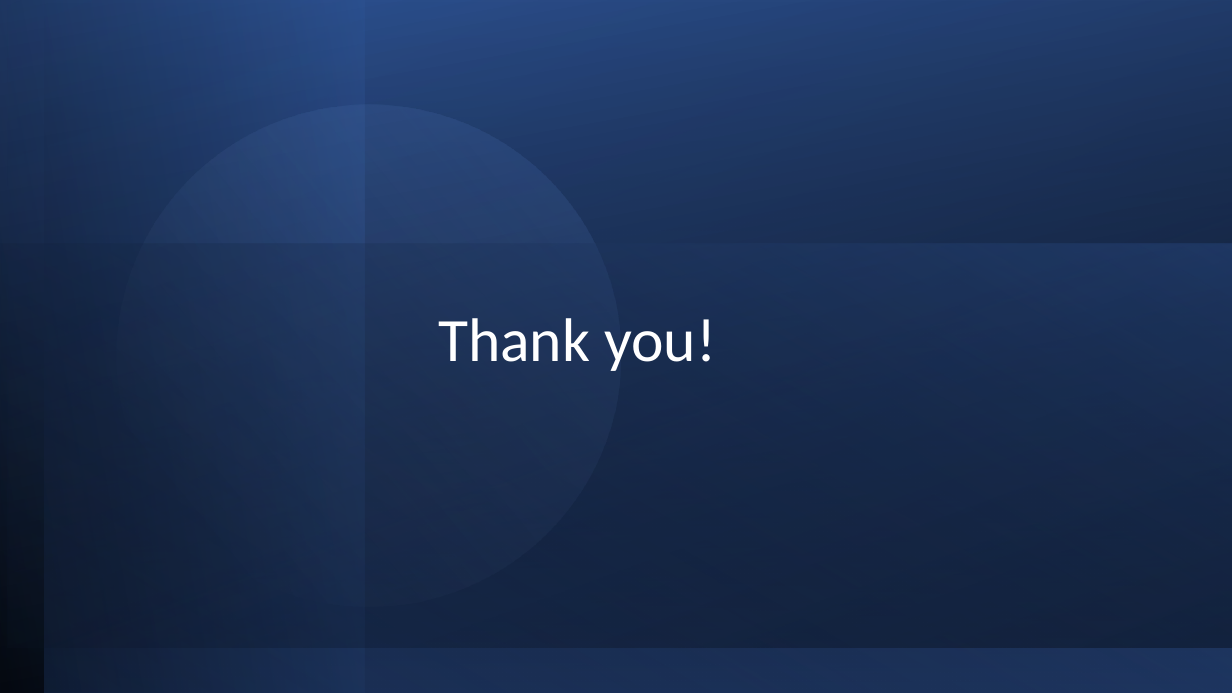
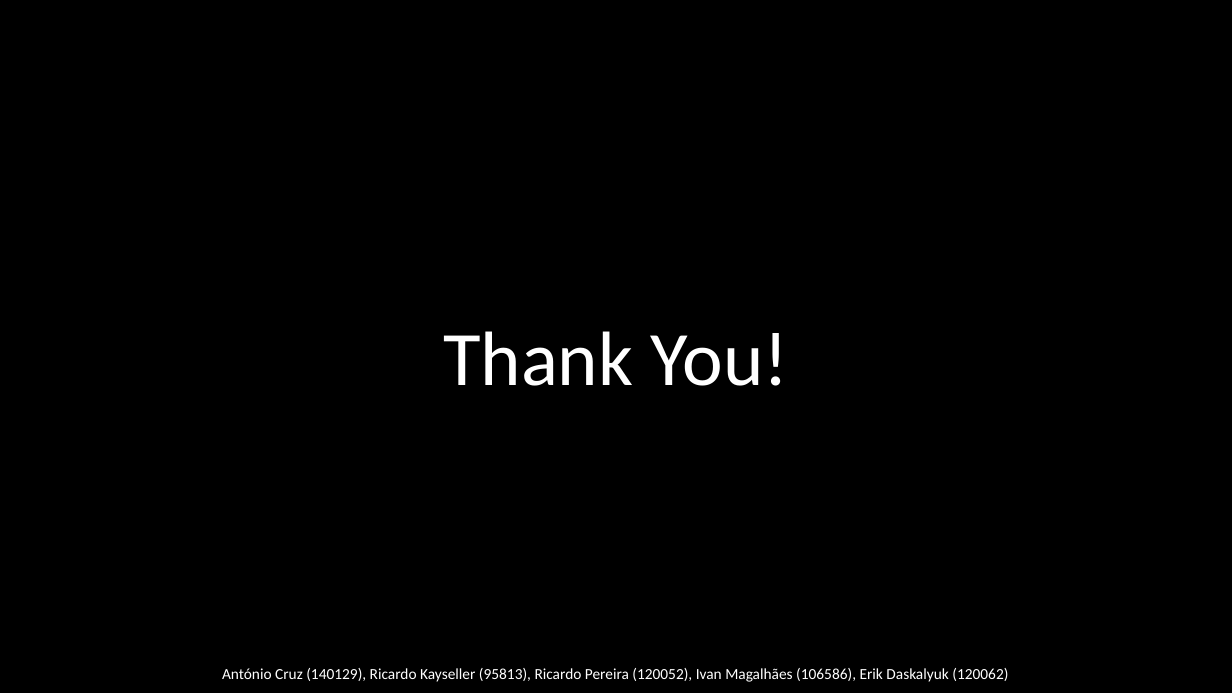
Before and after one commit to logus2k/genai_paper, a slide deck: slide 27 of final/final_version.pptx. Drawn at 1232x693 pixels with LibreOffice and Linux fonts; fonts in the diff are those of the drawing; background and template pictures are left out. Boxes give left, top, right and bottom in pixels: in the first picture for what was removed or moved away, otherwise in the second. Text is boxed around its words. In the diff, an @@ line names an element or a change of style, - is before the commit and + after.

```diff
--- a/final/final_version.pptx
+++ b/final/final_version.pptx
@@ background #FFFFFF to picture (left out) @@
@@ rectangle removed at [0,0,1232,693] @@
@@ rectangle removed at [0,0,364,693] @@
@@ rectangle removed at [7,0,1232,648] @@
@@ rectangle removed at [44,0,1232,693] @@
@@ ellipse removed at [78,66,659,645] @@
@@ title "Thank You!" at [443,331,789,386]: vertical alignment top to bottom @@
@@ rectangle removed at [0,244,1232,693] @@
@@ title at [443,331,789,386]: text changed; size 48 to 60 pt @@
-Thank you!
+Thank You!
@@ text added at [222,668,1008,682], 12 pt, text #FFFFFF @@
+António Cruz (140129), Ricardo Kayseller (95813), Ricardo Pereira (120052), Ivan Magalhães (106586), Erik Daskalyuk (120062)
```
Also in this commit, not shown: 26 other slides changed.
